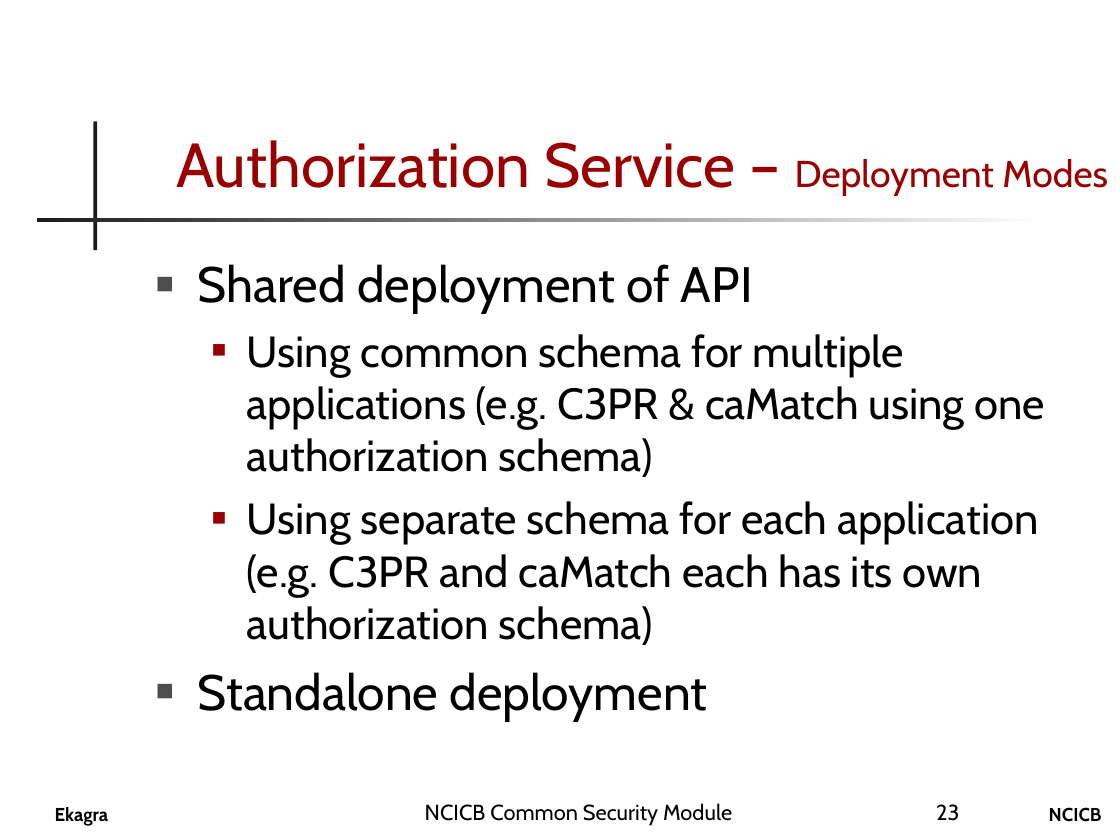
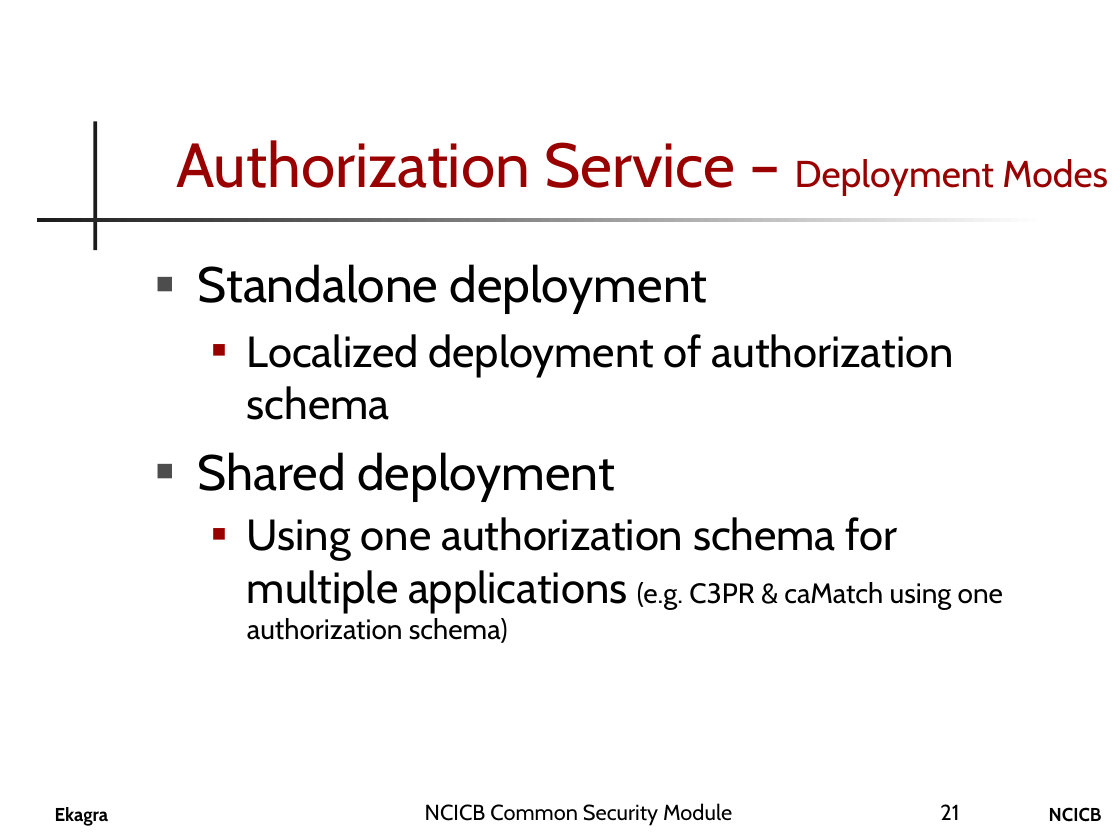
Before and after one commit to CBIIT/common-security-module-docs, a slide deck: slide 21 of CSM_Presentation.ppt (slide 23 before the commit). Drawn at 1120x840 pixels with LibreOffice and Linux fonts; fonts in the diff are those of the drawing; background and template pictures are left out. Boxes give left, top, right and bottom in pixels: in the first picture for what was removed or moved away, otherwise in the second. Text is boxed around its words. In the diff, an @@ line names an element or a change of style, - is before the commit and + after.

```diff
--- a/CSM_Presentation.ppt
+++ b/CSM_Presentation.ppt
@@ text at [198,264,1045,645]: paragraphs removed @@
-■ Shared deployment of API
-  ■ Using common schema for multiple applications (e.g. C3PR & caMatch using one authorization schema)
-  ■ Using separate schema for each application (e.g. C3PR and caMatch each has its own authorization schema)
@@ text at [198,334,1003,643]: paragraphs added @@
+  ■ Localized deployment of authorization schema
+■ Shared deployment
+  ■ Using one authorization schema for multiple applications (e.g. C3PR & caMatch using one authorization schema)
@@ page number at [940,804,959,820]: text changed @@
-23
+21
```
Also in this commit, not shown: 15 other slides changed, 2 slides added.
